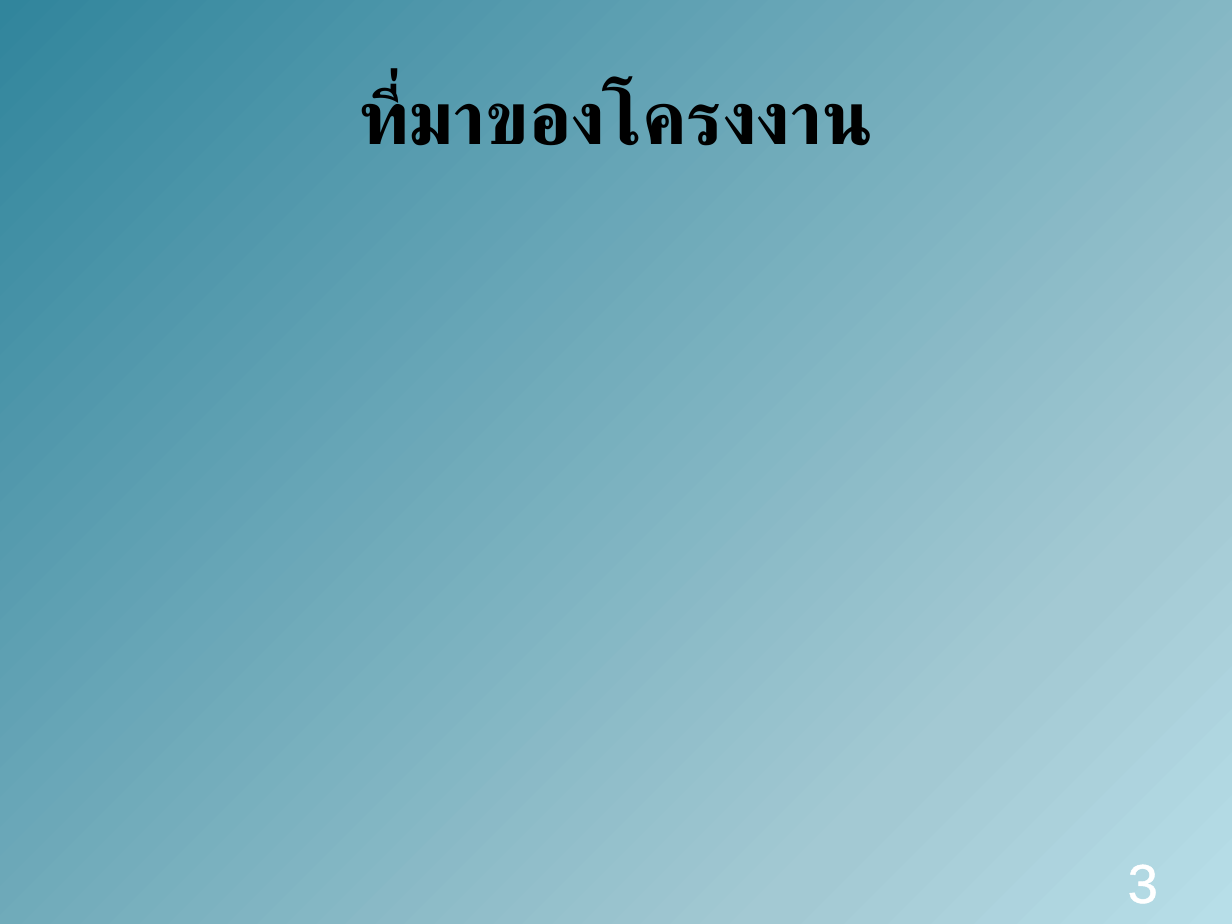
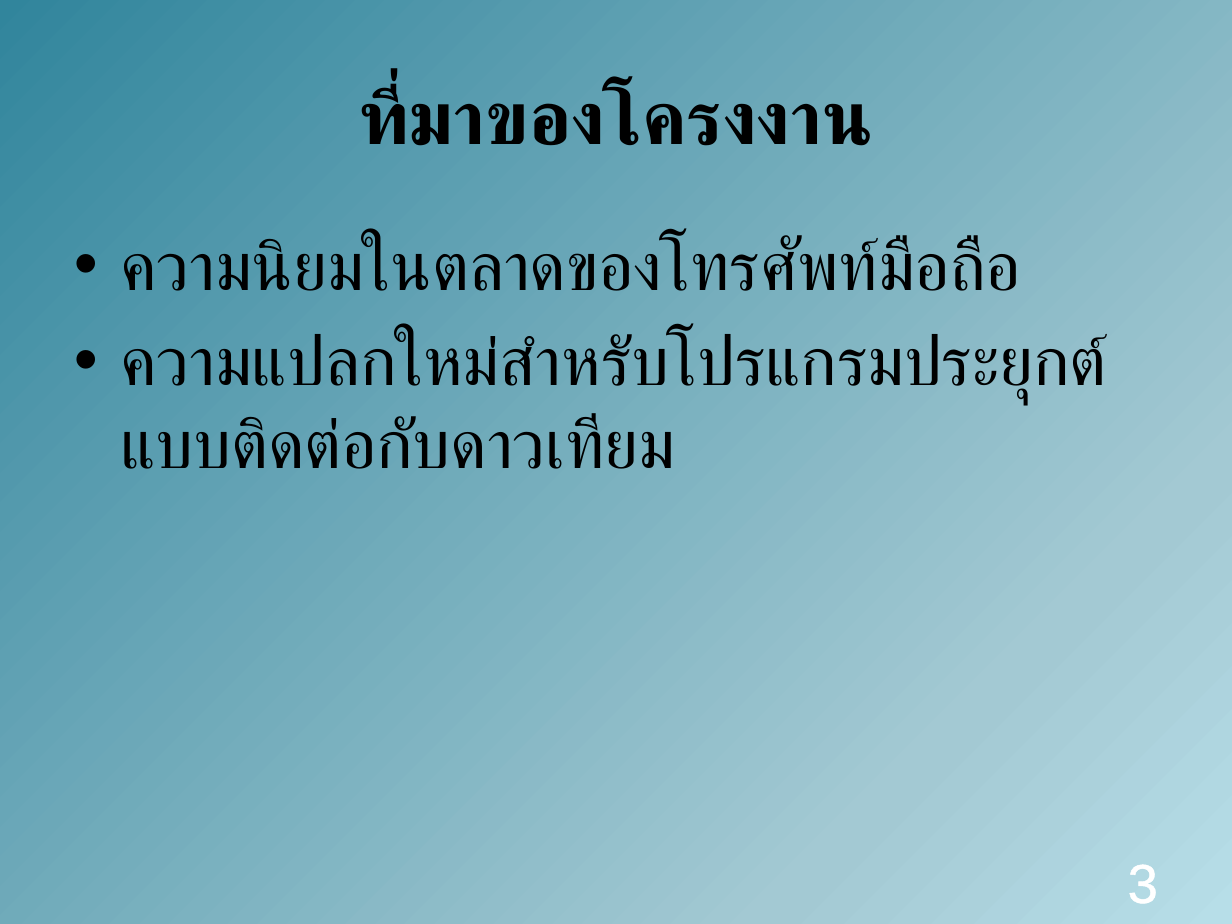
Before and after one commit to amfeelgood/Senior_Project, a slide deck: slide 3 of Doc/ProjectPresentation1.pptx. Drawn at 1232x924 pixels with LibreOffice and Linux fonts; fonts in the diff are those of the drawing. Boxes give left, top, right and bottom in pixels: in the first picture for what was removed or moved away, otherwise in the second. Text is boxed around its words. In the diff, an @@ line names an element or a change of style, - is before the commit and + after.

Commit message:
edit3

```diff
--- a/Doc/ProjectPresentation1.pptx
+++ b/Doc/ProjectPresentation1.pptx
@@ text added at [120, 237, 1109, 469], 40 pt, text #000000 @@
+• ความนิยมในตลาดของโทรศัพท์มือถือ
+• ความแปลกใหม่สำหรับโปรแกรมประยุกต์แบบติดต่อกับดาวเทียม
```
Also in this commit, not shown: 1 other slide changed.
